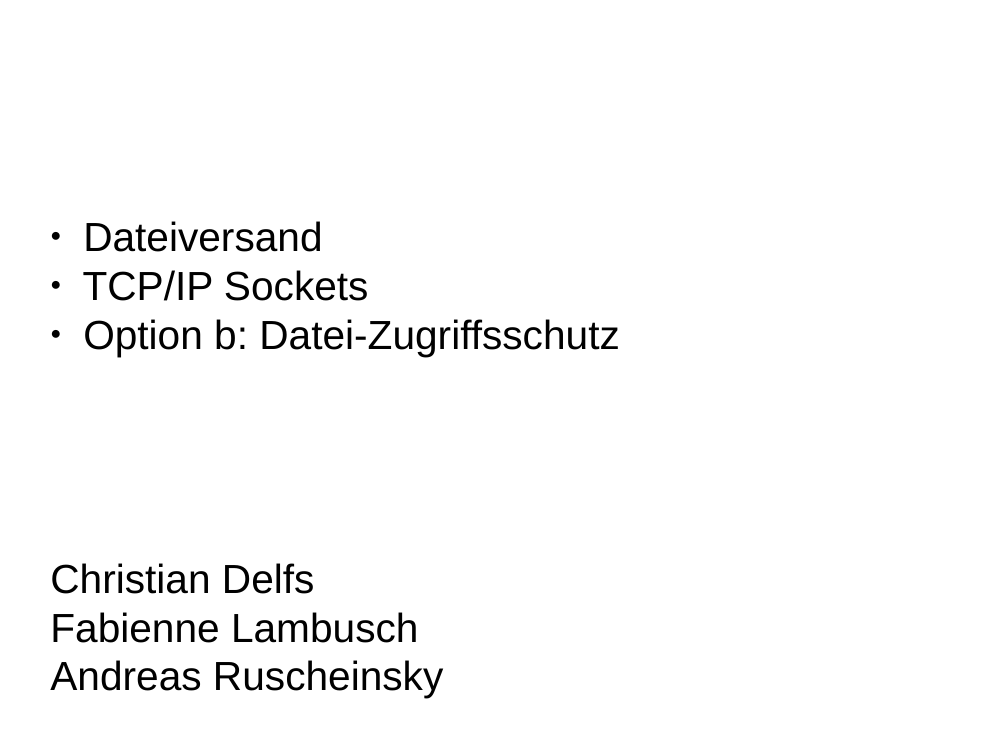
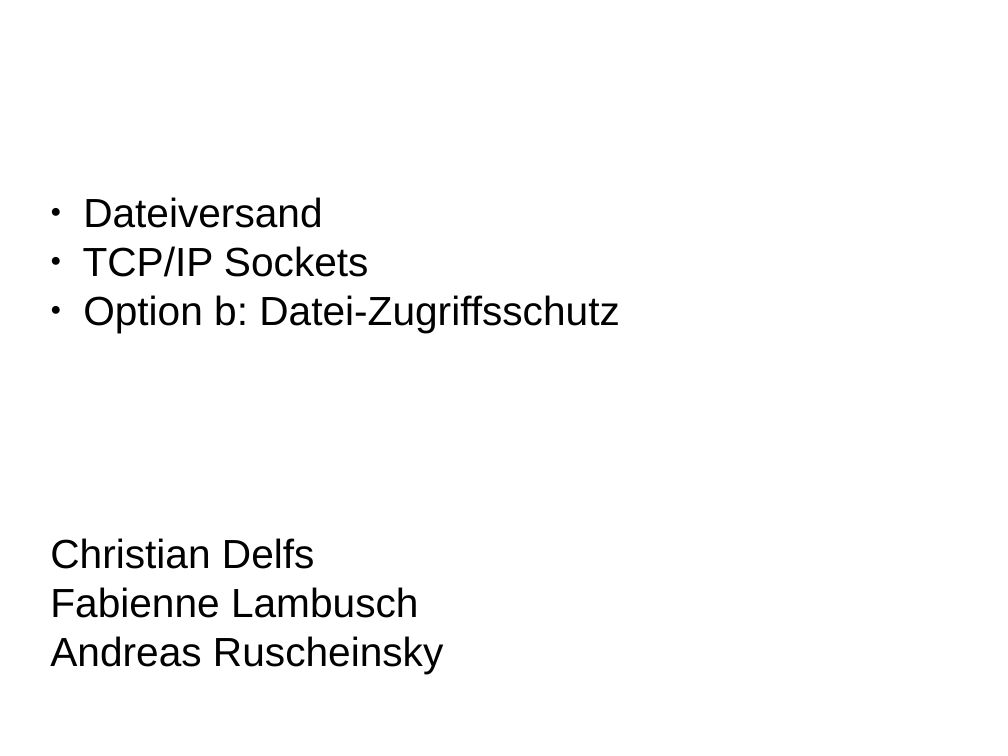
Before and after one commit to FabienneL/Documents, a slide deck: slide 1 of Präsi.odp. Drawn at 1008x756 pixels with LibreOffice and Linux fonts; fonts in the diff are those of the drawing; background and template pictures are left out. Boxes give left, top, right and bottom in pixels: in the first picture for what was removed or moved away, otherwise in the second. Text is boxed around its words. In the diff, an @@ line names an element or a change of style, - is before the commit and + after.

```diff
--- a/Präsi.odp
+++ b/Präsi.odp
@@ subtitle "Dateiversand" moved from (x1=50, y1=221, x2=620, y2=698) to (x1=50, y1=197, x2=620, y2=674) @@
```
Also in this commit, not shown: 3 other slides changed, 5 slides added, 1 slide removed.
